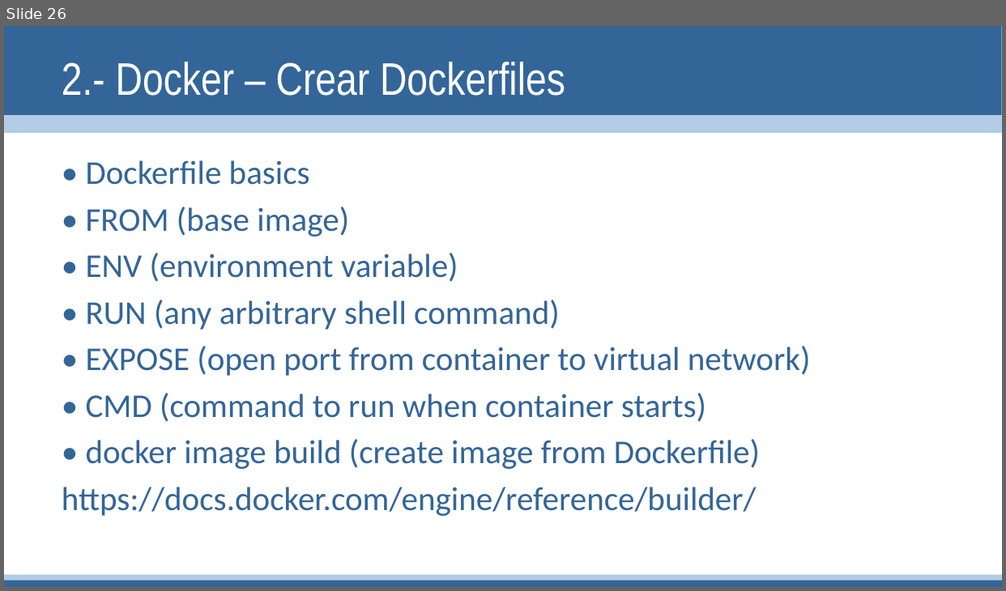
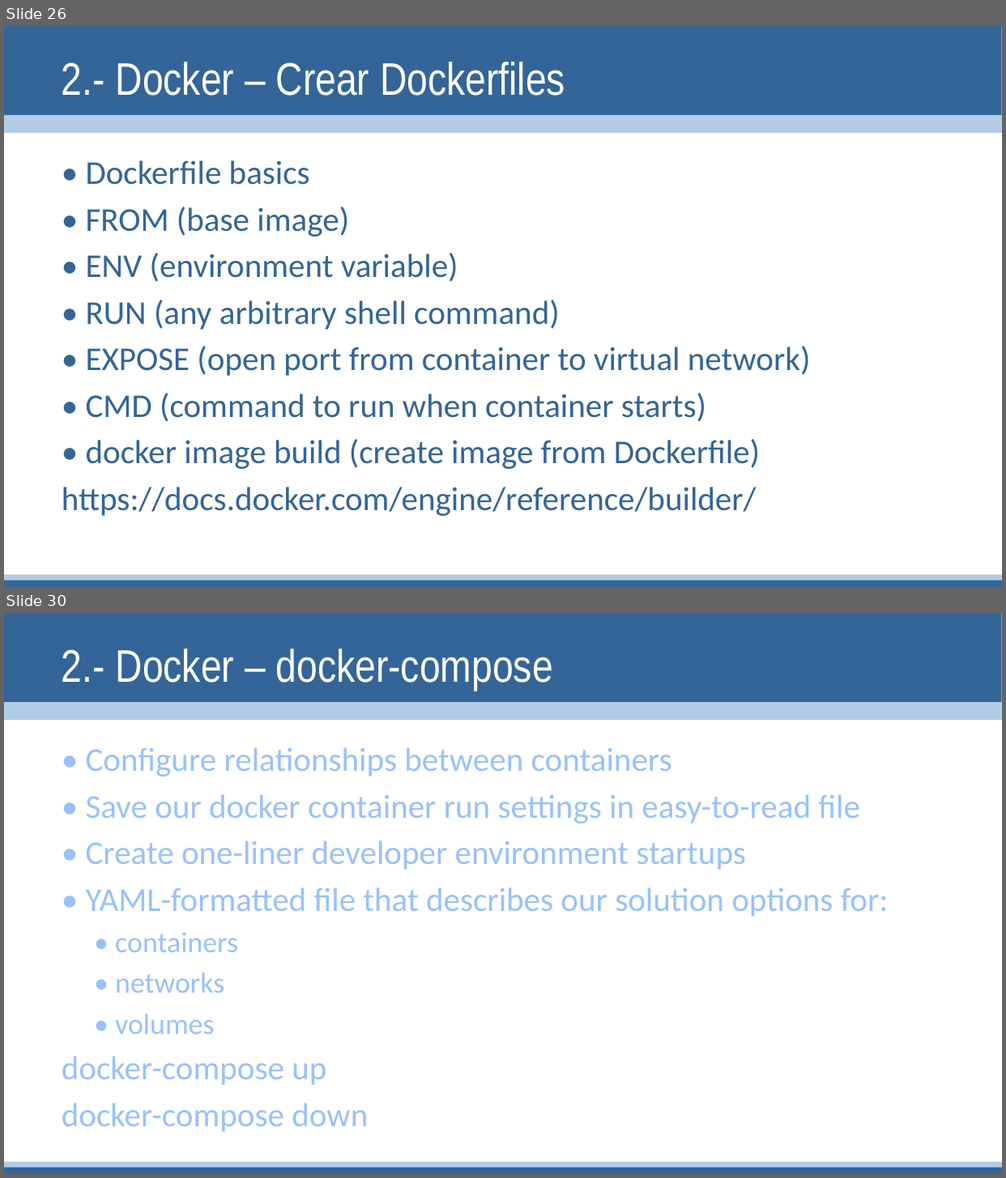
Before and after one commit to linuxsapiens/curso_kubernetes, a slide deck: Kubernetes2.pptx. Shown one above the other, each under a label of ours: slide 26 before the commit, slides 26 and 30 after it; the slides between them are not shown. The pictures are 1006x591 and 1006x1178 pixels, drawn with LibreOffice and Linux fonts; fonts in the diff are those of the drawing. Boxes give left, top, right and bottom in pixels: in the first picture for what was removed or moved away, otherwise in the second. Text is boxed around its words. In the diff, an @@ line names an element or a change of style, - is before the commit and + after.

Commit message:
2 docker

```diff
--- a/Kubernetes2.pptx
+++ b/Kubernetes2.pptx
@@ slide 30 added at [4, 613, 1002, 1174], background #FFFFFF; not listed: 4 template elements that a slide beside it also shows @@
@@ title added at [62, 649, 553, 690], 44 pt, text #FFFFFF @@
+2.- Docker – docker-compose
@@ text added at [62, 747, 889, 1127], 32 pt, text #99C1FE @@
+• Configure relationships between containers
+• Save our docker container run settings in easy-to-read file
+• Create one-liner developer environment startups
+• YAML-formatted file that describes our solution options for:
+  • containers
+  • networks
+  • volumes
+docker-compose up
+docker-compose down
```
Also in this commit, not shown: 3 other slides added.
